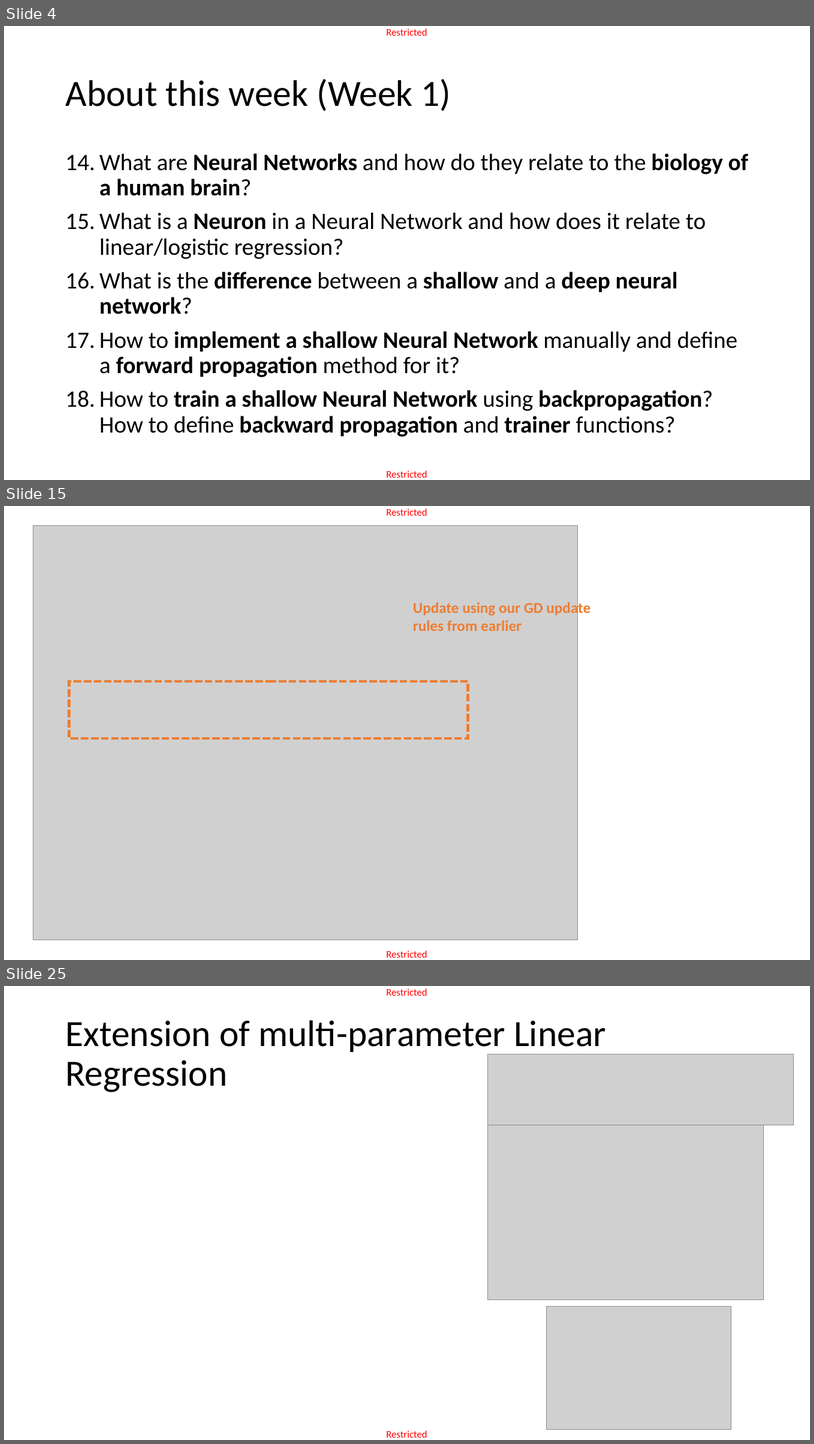
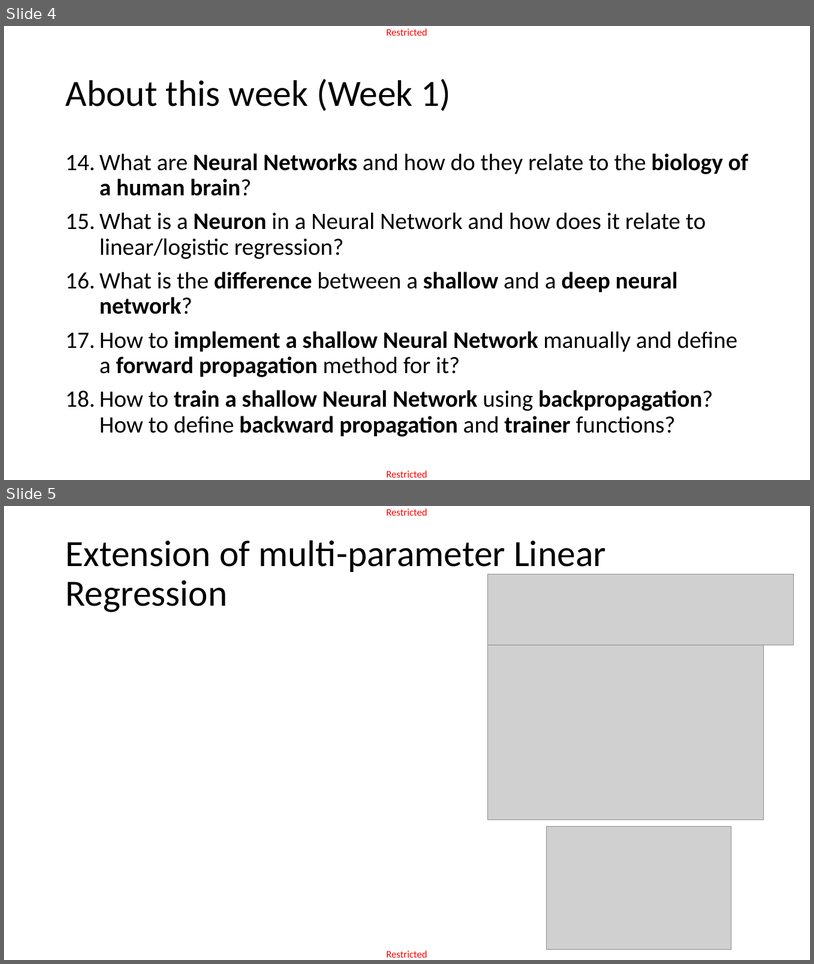
Before and after one commit to matthieudemari/SUTD_DL_50_039, a slide deck: W1/2. W1S2 final/W1S2.pptx. Shown one above the other, each under a label of ours: slides 4, 15 and 25 before the commit, slides 4 and 5 after it; the slides between them are not shown. The pictures are 814x1444 and 814x964 pixels, drawn with LibreOffice and Linux fonts; fonts in the diff are those of the drawing; grey boxes stand for pictures. Boxes give left, top, right and bottom in pixels: in the first picture for what was removed or moved away, otherwise in the second. Text is boxed around its words. In the diff, an @@ line names an element or a change of style, - is before the commit and + after.

```diff
--- a/W1/2. W1S2 final/W1S2.pptx
+++ b/W1/2. W1S2 final/W1S2.pptx
@@ slide 15 removed at (x1=4, y1=506, x2=810, y2=960), background #FFFFFF; not listed: 2 template elements that a slide beside it also shows @@
@@ picture removed at (x1=33, y1=526, x2=578, y2=940) @@
@@ text removed at (x1=413, y1=601, x2=591, y2=631) @@
-Update using our GD update rules from earlier
@@ rectangle removed at (x1=69, y1=681, x2=468, y2=738) @@
@@ what was slide 25 is now slide 5 @@
```
Also in this commit, not shown: 1 slide added, 21 other slides removed, 7 other files.
